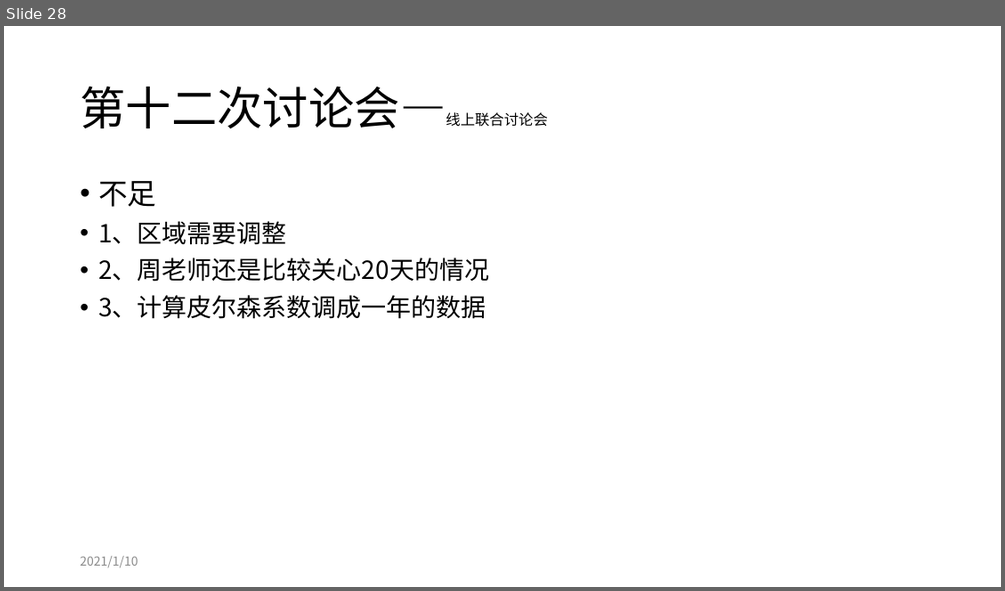
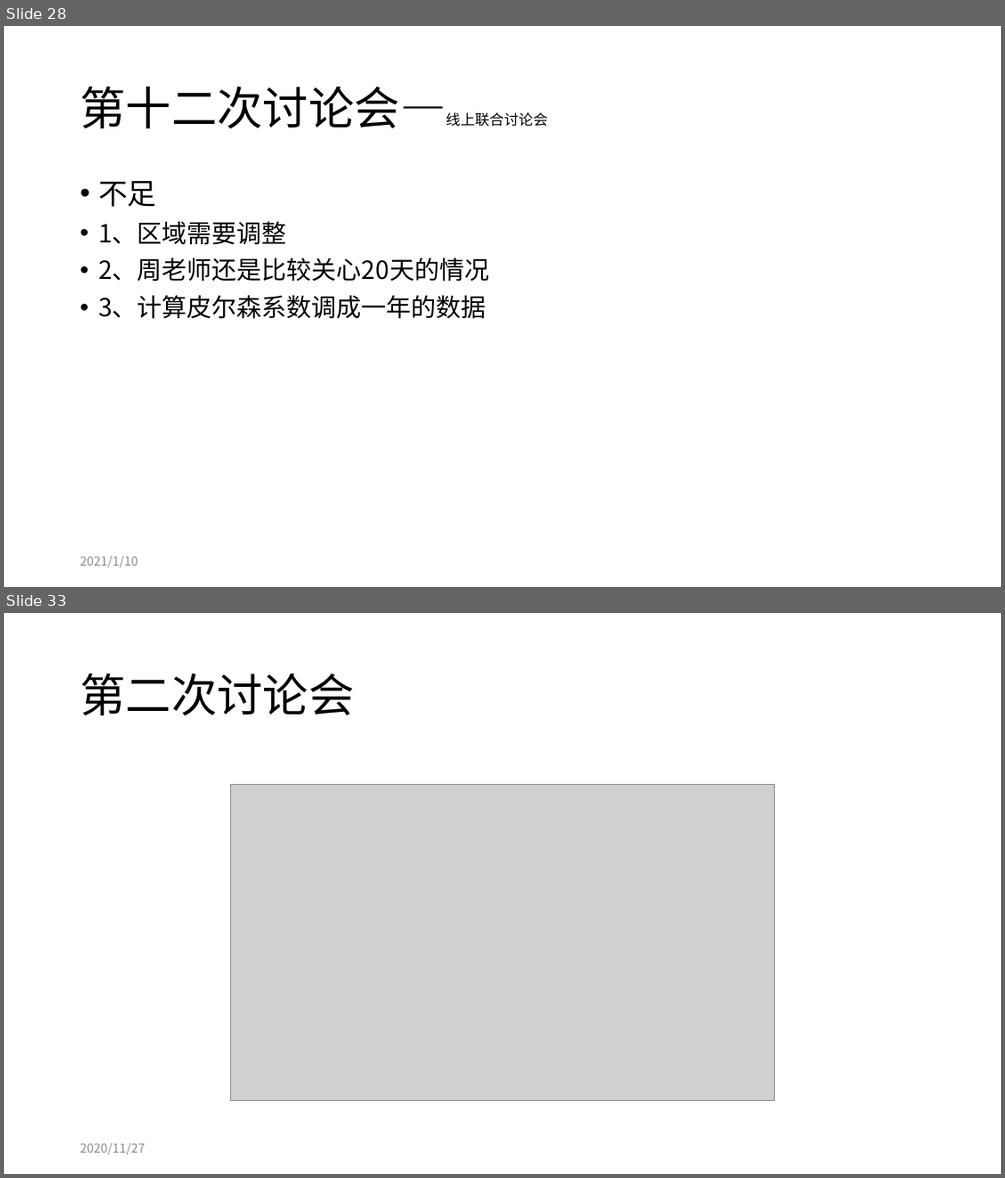
Before and after one commit to tureful/tureful.github.io, a slide deck: documents/workshop_summary.pptx. Shown one above the other, each under a label of ours: slide 28 before the commit, slides 28 and 33 after it; the slides between them are not shown. The pictures are 1005x591 and 1005x1178 pixels, drawn with LibreOffice and Linux fonts; fonts in the diff are those of the drawing; grey boxes stand for pictures. Boxes give left, top, right and bottom in pixels: in the first picture for what was removed or moved away, otherwise in the second. Text is boxed around its words. In the diff, an @@ line names an element or a change of style, - is before the commit and + after.

```diff
--- a/documents/workshop_summary.pptx
+++ b/documents/workshop_summary.pptx
@@ slide 33 added at [4,613,1001,1174], background #FFFFFF @@
@@ title added at [80,673,354,715], 44 pt, text #000000 @@
+第二次讨论会
@@ picture added at [231,784,775,1101] @@
@@ text added at [80,1143,145,1154], 12 pt, text #8C8C8C @@
+2020/11/27
```
Also in this commit, not shown: 4 other slides added, 2 other files.
